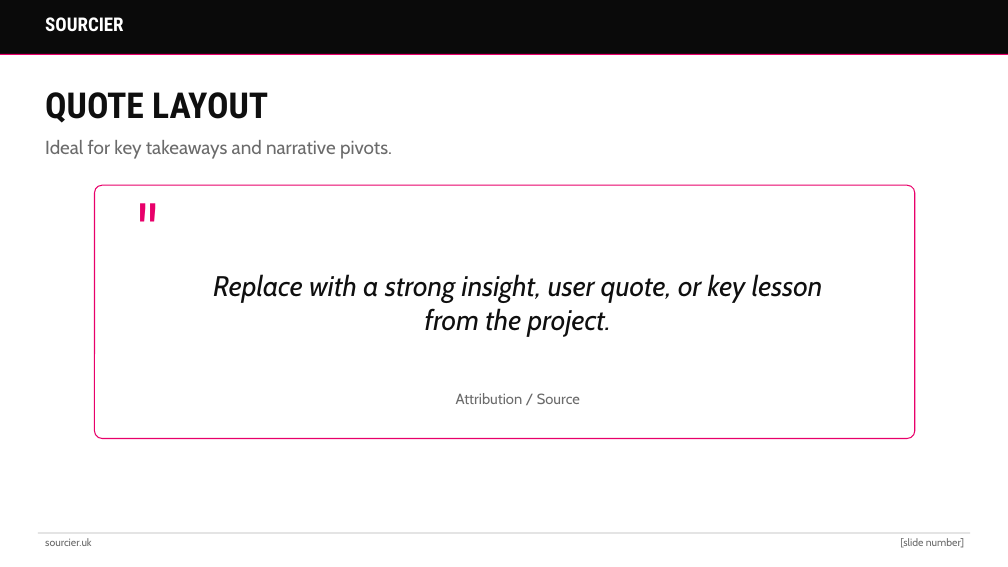
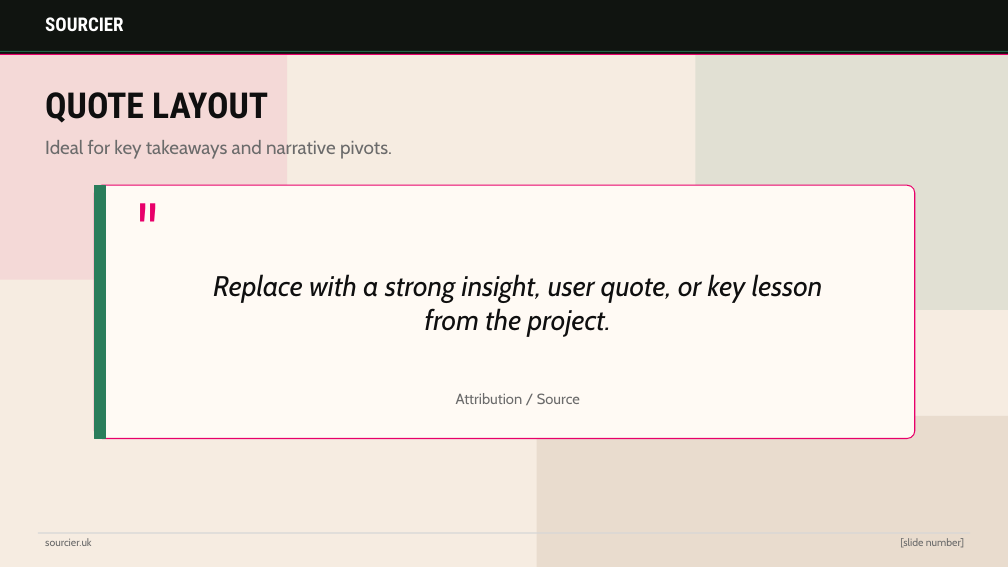
Before and after one commit to sourcier/web-sourcier.uk, a slide deck: slide 4 of assets/templates/sourcier-blog-template.pptx. Drawn at 1008x567 pixels with LibreOffice and Linux fonts; fonts in the diff are those of the drawing. Boxes give left, top, right and bottom in pixels: in the first picture for what was removed or moved away, otherwise in the second. Text is boxed around its words. In the diff, an @@ line names an element or a change of style, - is before the commit and + after.

Commit message:
Update PowerPoint template and README for enhanced color consistency and new slide features

```diff
--- a/assets/templates/sourcier-blog-template.pptx
+++ b/assets/templates/sourcier-blog-template.pptx
@@ background #FFFFFF to #F6ECE1 @@
@@ rectangle at [0, 0, 1008, 54]: fill #0A0A0A to #101410; outline #0A0A0A 1 pt to #101410 1 pt @@
@@ rounded rectangle added at [0, 0, 287, 280], fill #E8006A at 8% opacity @@
@@ rounded rectangle added at [696, 0, 1008, 310], fill #2A7D5B at 10% opacity @@
@@ line added from (0, 51) to (1008, 51), #2A7D5B 1 pt @@
@@ rounded rectangle at [95, 185, 915, 439]: fill #FFFFFF to #FFFAF4 @@
@@ rectangle added at [95, 185, 105, 439], fill #2A7D5B, outline #2A7D5B 1 pt @@
@@ rounded rectangle added at [537, 416, 1008, 567], fill #E5D8C9 at 76% opacity @@
```
Also in this commit, not shown: 5 other slides changed, 2 other files.
